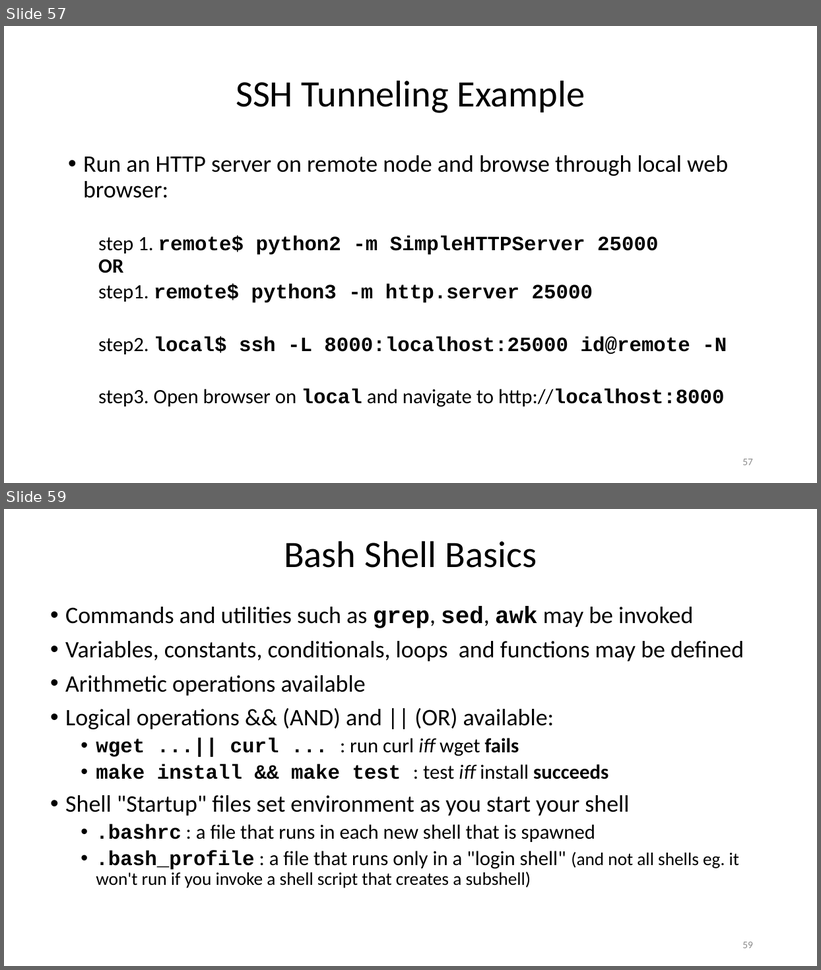
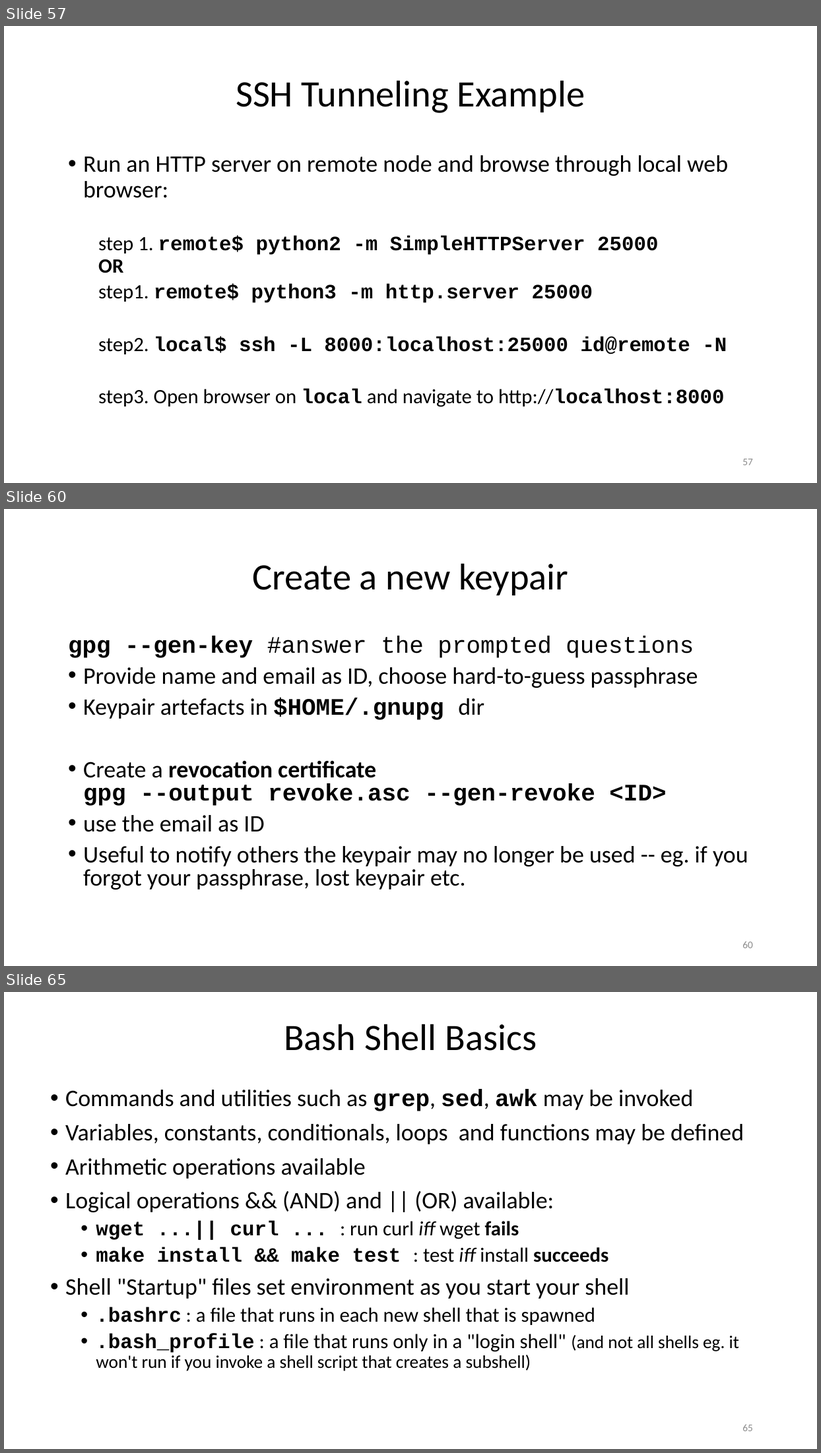
Before and after one commit to ketancmaheshwari/lisa19, a slide deck: lpt_LISA.pptx. Shown one above the other, each under a label of ours: slides 57 and 59 before the commit, slides 57, 60 and 65 after it; the slides between them are not shown. The pictures are 821x970 and 821x1453 pixels, drawn with LibreOffice and Linux fonts; fonts in the diff are those of the drawing. Boxes give left, top, right and bottom in pixels: in the first picture for what was removed or moved away, otherwise in the second. Text is boxed around its words. In the diff, an @@ line names an element or a change of style, - is before the commit and + after.

```diff
--- a/lpt_LISA.pptx
+++ b/lpt_LISA.pptx
@@ slide 60 added at (4,509,817,966), background #FFFFFF @@
@@ title added at (252,563,568,595), 33 pt, text #000000 @@
+Create a new keypair
@@ text added at (68,636,748,890), 21 pt, text #000000 @@
+gpg --gen-key #answer the prompted questions
+• Provide name and email as ID, choose hard-to-guess passphrase
+• Keypair artefacts in $HOME/.gnupg dir
+• Create a revocation certificate
+  gpg --output revoke.asc --gen-revoke <ID>
+• use the email as ID
+• Useful to notify others the keypair may no longer be used -- eg. if you forgot your passphrase, lost keypair etc.
@@ page number added at (743,941,753,949), 9 pt, text #8C8C8C @@
+60
@@ what was slide 59 is now slide 65 @@
@@ page number at (743,1424,753,1432): text changed @@
-59
+65
```
Also in this commit, not shown: 4 slides changed, 5 other slides added, 1 other file.
